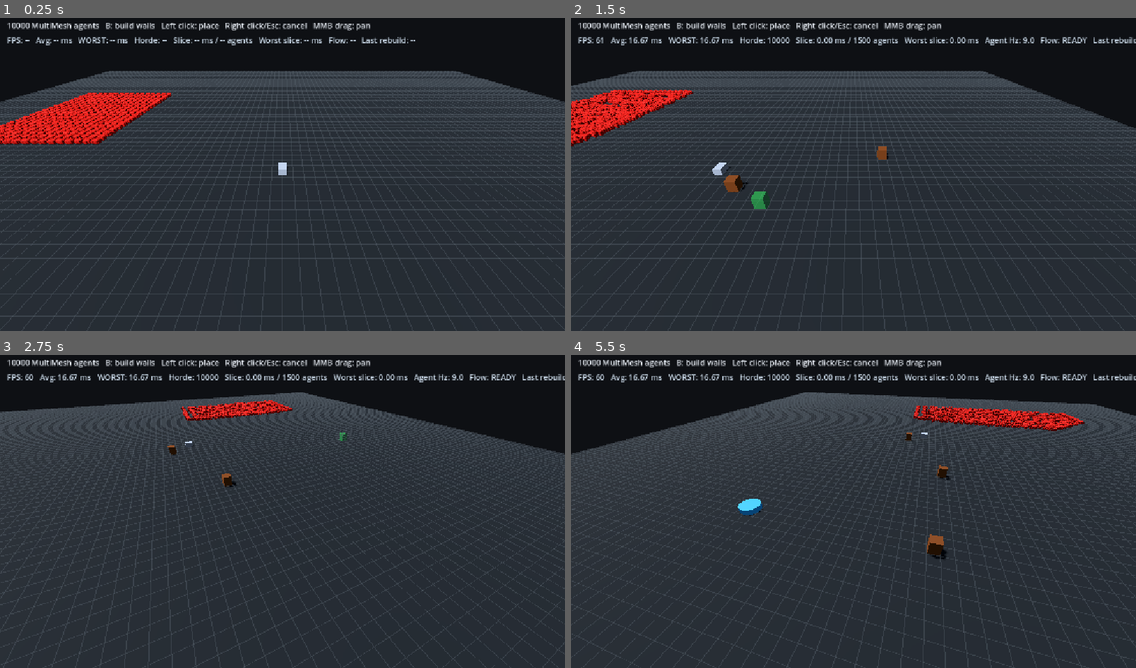
Above: before the commit, frames 1-4 (two rows, left to right).
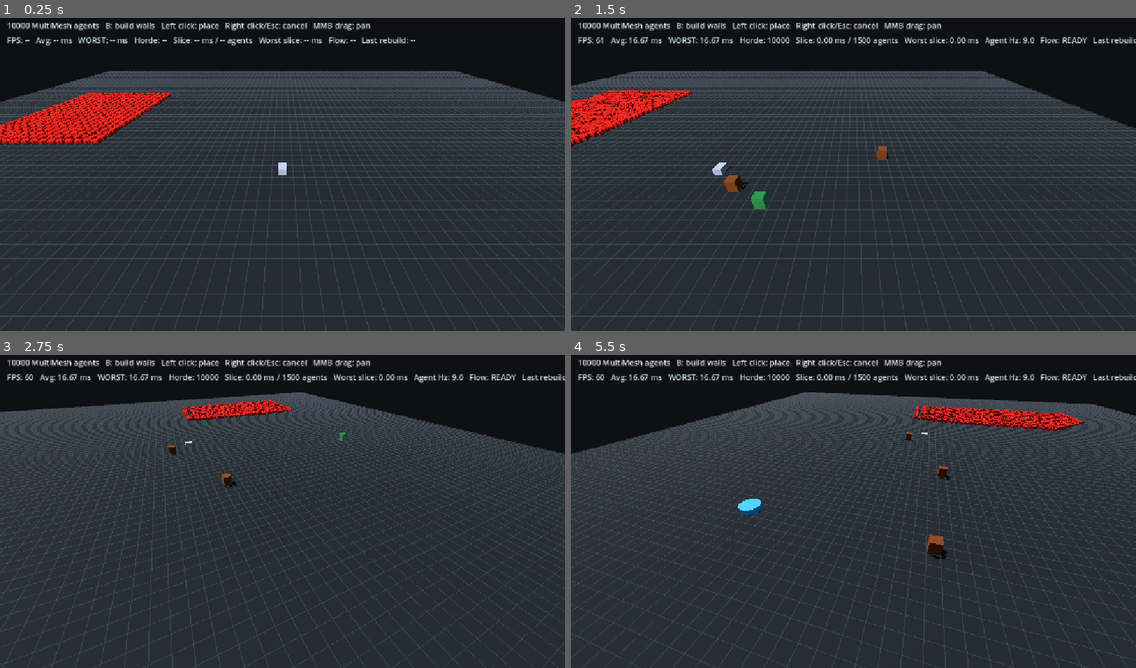
Above: after the commit, the same moments.

Repository: CaptainTiki/HordeLab
Game: Godot game, scene res://scenes/main.tscn
Two runs of this game, one before a commit and one after it. Both use one fixed random seed, a clock stepped at 60 frames per second and the inputs below.
Inputs (mouse positions are in pixels of both pictures, inside the frame that each line leads up to):
- Up to frame 1 (0.25 s): no input
- Up to frame 2 (1.5 s): tap Enter at 0.5 s; move the mouse to (977, 155) at 0.52 s; hold D 0.53-1.25 s; tap B at 0.6 s; click (977, 155) at 0.67 s; drag from (740, 187) to (825, 237) at 1.27 s
- Up to frame 3 (2.75 s): move the mouse to (339, 439) at 2.02 s; hold D from 2.03 s (still down); hold Q from 2.03 s (still down)
- Up to frame 4 (5.5 s): release D at 2.75 s; release Q at 2.75 s; drag from (825, 574) to (684, 461) at 2.77 s; move the mouse to (1023, 558) at 3.52 s; hold A 3.53-4.25 s; tap B at 3.6 s; drag from (684, 461) to (768, 430) at 4.27 s; move the mouse to (881, 508) at 5.02 s; hold S from 5.03 s (still down); hold Q from 5.03 s (still down); click (881, 508) at 5.17 s

The runs differ from the first frame. In frame 1, 1.0% of the frame differs, in the area x 0-31%, y 23-41%; in frame 2, 0.7%; in frame 3, 0.4%; in frame 4, 0.6%.

Commit message:
Add GPU-interpolated horde presentation layer

Diff:
--- a/scripts/horde_simulation.gd
+++ b/scripts/horde_simulation.gd
@@ -3,6 +3,8 @@
 
 const INVALID_CELL: Vector2i = Vector2i(-1, -1)
 const MAX_AGENT_STEP_SECONDS: float = 0.15
+const MIN_PRESENTATION_SECONDS: float = 0.016
+const MAX_PRESENTATION_SECONDS: float = 0.15
 
 @export var grid_path: NodePath
 @export var flow_field_path: NodePath
@@ -36,8 +38,10 @@
 var effective_updates_per_second: float = 0.0
 var update_rate_accumulator: float = 0.0
 var updates_in_rate_window: int = 0
+var presentation_time: float = 0.0
 var multimesh_instance: MultiMeshInstance3D
 var multimesh: MultiMesh
+var presentation_material: ShaderMaterial
 var rng: RandomNumberGenerator = RandomNumberGenerator.new()
 
 func _ready() -> void:
@@ -52,6 +56,9 @@
 	_upload_all_transforms()
 
 func _process(delta: float) -> void:
+	presentation_time += delta
+	_update_presentation_shader()
+
 	var desired_updates: float = float(agent_count) * simulation_hz * delta
 	work_accumulator += desired_updates
 
@@ -85,6 +92,14 @@
 	last_simulation_ms = float(Time.get_ticks_usec() - start_usec) / 1000.0
 	_update_rate_stats(delta, agents_processed_last_frame)
 
+func _update_presentation_shader() -> void:
+	if presentation_material == null:
+		return
+	var presentation_seconds: float = 1.0 / maxf(effective_updates_per_second, 1.0)
+	presentation_seconds = clampf(presentation_seconds, MIN_PRESENTATION_SECONDS, MAX_PRESENTATION_SECONDS)
+	presentation_material.set_shader_parameter("presentation_time", presentation_time)
+	presentation_material.set_shader_parameter("interpolation_duration", presentation_seconds)
+
 func _update_rate_stats(delta: float, updates: int) -> void:
 	update_rate_accumulator += delta
 	updates_in_rate_window += updates
@@ -98,7 +113,8 @@
 	updates_in_rate_window = 0
 
 func _simulate_agent(index: int, step_delta: float) -> void:
-	var position: Vector3 = positions[index]
+	var old_position: Vector3 = positions[index]
+	var position: Vector3 = old_position
 	var current_cell: Vector2i = agent_cells[index]
 	if current_cell == flow_field.goal_cell and target_cells[index] == INVALID_CELL:
 		return
@@ -125,7 +141,19 @@
 
 	positions[index] = position
 	_update_agent_cell(index, current_cell, grid.world_to_cell(position))
+
+	# The simulation moves in scheduled chunks, but presentation is interpolated
+	# entirely on the GPU. The instance transform is the newest authoritative
+	# position; custom data stores the offset back to the previous position plus
+	# the presentation timestamp when this simulation update occurred.
+	var presentation_offset: Vector3 = old_position - position
 	multimesh.set_instance_transform(index, Transform3D(Basis.IDENTITY, position))
+	multimesh.set_instance_custom_data(index, Color(
+		presentation_offset.x,
+		presentation_offset.y,
+		presentation_offset.z,
+		presentation_time
+	))
 
 func _update_agent_cell(index: int, old_cell: Vector2i, new_cell: Vector2i) -> void:
 	if new_cell == old_cell:
@@ -188,19 +216,40 @@
 	return cell.y * grid.cells_x + cell.x
 
 func _build_renderer() -> void:
-	var material: StandardMaterial3D = StandardMaterial3D.new()
-	material.albedo_color = Color(0.88, 0.13, 0.10, 1.0)
-	material.roughness = 0.7
+	var shader: Shader = Shader.new()
+	shader.code = """
+shader_type spatial;
+
+uniform vec4 agent_color : source_color = vec4(0.88, 0.13, 0.10, 1.0);
+uniform float presentation_time = 0.0;
+uniform float interpolation_duration = 0.1;
+
+void vertex() {
+	float duration = max(interpolation_duration, 0.001);
+	float progress = clamp((presentation_time - INSTANCE_CUSTOM.w) / duration, 0.0, 1.0);
+	float smooth_progress = progress * progress * (3.0 - 2.0 * progress);
+	VERTEX += INSTANCE_CUSTOM.xyz * (1.0 - smooth_progress);
+}
+
+void fragment() {
+	ALBEDO = agent_color.rgb;
+	ROUGHNESS = 0.7;
+}
+"""
+
+	presentation_material = ShaderMaterial.new()
+	presentation_material.shader = shader
 
 	var mesh: CapsuleMesh = CapsuleMesh.new()
 	mesh.radius = agent_radius
 	mesh.height = agent_height
 	mesh.radial_segments = 8
 	mesh.rings = 2
-	mesh.material = material
+	mesh.material = presentation_material
 
 	multimesh = MultiMesh.new()
 	multimesh.transform_format = MultiMesh.TRANSFORM_3D
+	multimesh.use_custom_data = true
 	multimesh.instance_count = maxi(agent_count, 0)
 	multimesh.mesh = mesh
 
@@ -243,3 +292,4 @@
 func _upload_all_transforms() -> void:
 	for index: int in range(positions.size()):
 		multimesh.set_instance_transform(index, Transform3D(Basis.IDENTITY, positions[index]))
+		multimesh.set_instance_custom_data(index, Color(0.0, 0.0, 0.0, presentation_time))
